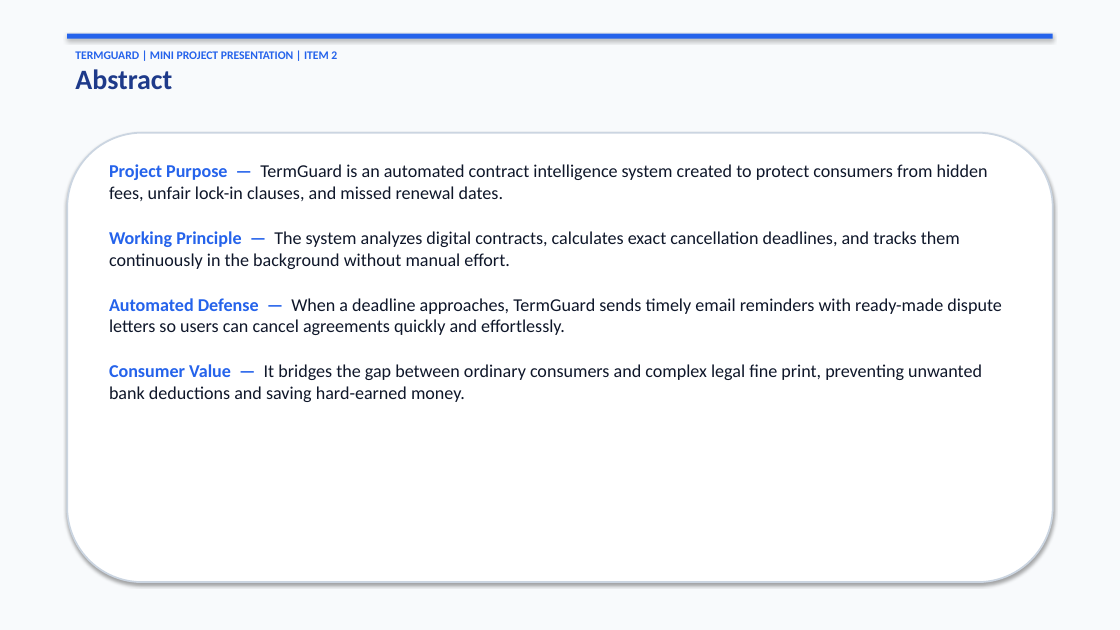
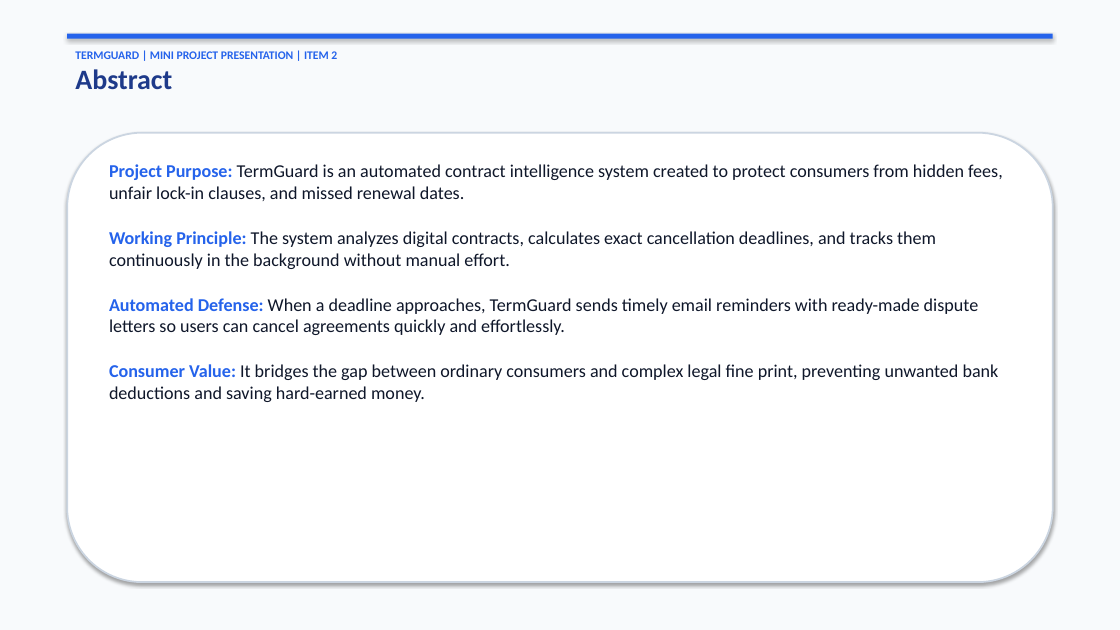
Before and after one commit to laxmiharshithrebally-a11y/TermGuard, a slide deck: slide 2 of TermGuard_Mini_Project_Presentation.pptx. Drawn at 1120x630 pixels with LibreOffice and Linux fonts; fonts in the diff are those of the drawing. Boxes give left, top, right and bottom in pixels: in the first picture for what was removed or moved away, otherwise in the second. Text is boxed around its words. In the diff, an @@ line names an element or a change of style, - is before the commit and + after.

```diff
--- a/TermGuard_Mini_Project_Presentation.pptx
+++ b/TermGuard_Mini_Project_Presentation.pptx
@@ text at bbox=[109, 164, 1003, 402]: text changed @@
-Project Purpose — TermGuard is an automated contract intelligence system created to protect consumers from hidden fees, unfair lock-in clauses, and missed renewal dates.
-Working Principle — The system analyzes digital contracts, calculates exact cancellation deadlines, and tracks them continuously in the background without manual effort.
-Automated Defense — When a deadline approaches, TermGuard sends timely email reminders with ready-made dispute letters so users can cancel agreements quickly and effortlessly.
-Consumer Value — It bridges the gap between ordinary consumers and complex legal fine print, preventing unwanted bank deductions and saving hard-earned money.
+Project Purpose: TermGuard is an automated contract intelligence system created to protect consumers from hidden fees, unfair lock-in clauses, and missed renewal dates.
+Working Principle: The system analyzes digital contracts, calculates exact cancellation deadlines, and tracks them continuously in the background without manual effort.
+Automated Defense: When a deadline approaches, TermGuard sends timely email reminders with ready-made dispute letters so users can cancel agreements quickly and effortlessly.
+Consumer Value: It bridges the gap between ordinary consumers and complex legal fine print, preventing unwanted bank deductions and saving hard-earned money.
```
Also in this commit, not shown: 13 other slides changed, 1 other file.
